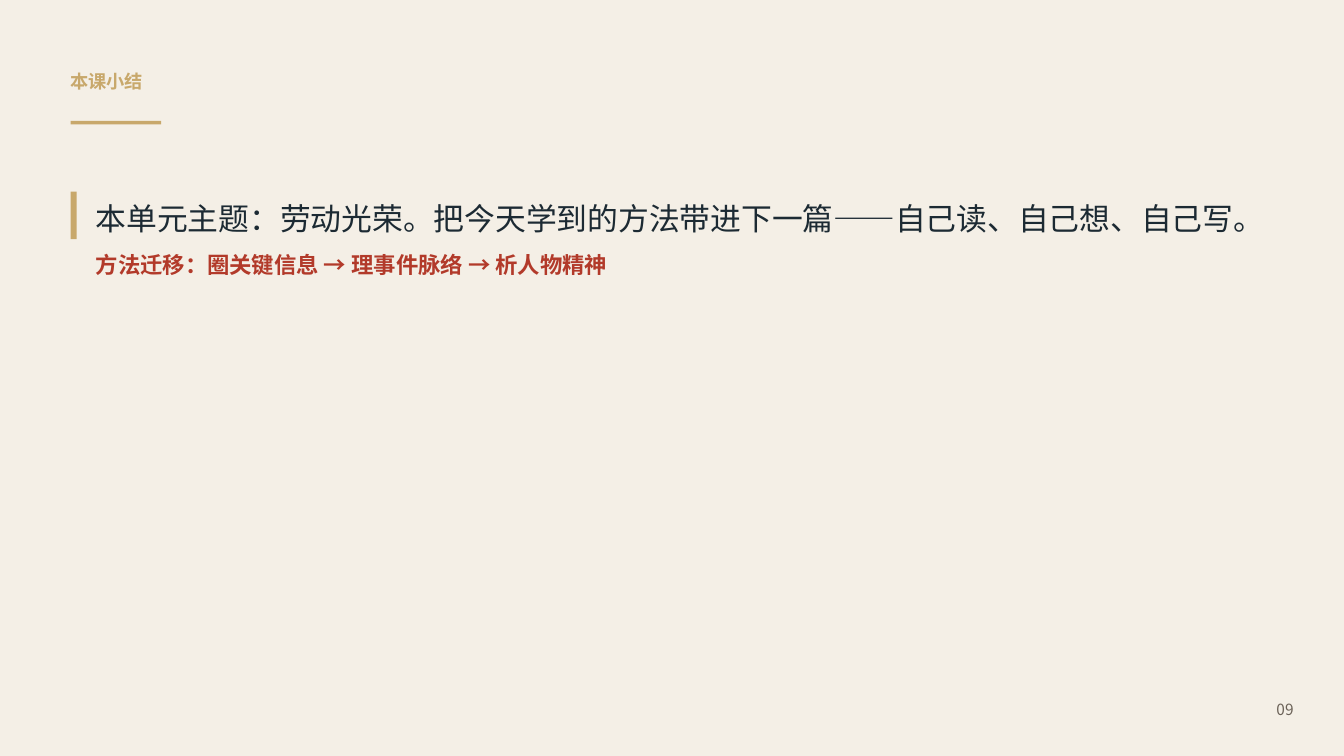
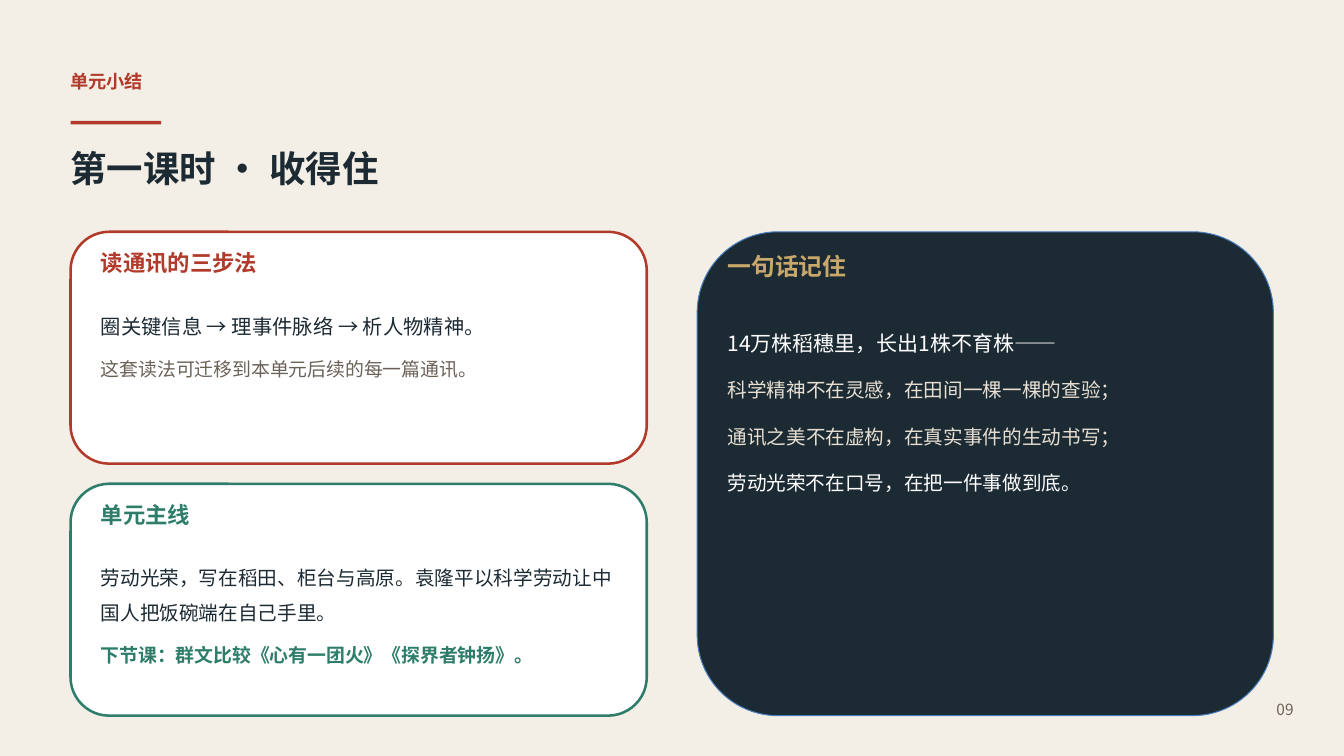
Before and after one commit to katarakinkim-arch/english-lesson-miniprogram, a slide deck: slide 9 of preview_v7/cn/l-cn-bs-u2-1.pptx. Drawn at 1344x756 pixels with LibreOffice and Linux fonts; fonts in the diff are those of the drawing. Boxes give left, top, right and bottom in pixels: in the first picture for what was removed or moved away, otherwise in the second. Text is boxed around its words. In the diff, an @@ line names an element or a change of style, - is before the commit and + after.

Commit message:
fine: 语文 必修上 u2-1 + 第一单元 u1-1..u1-3 精细化课堂PPTX（四层审计全PASS）

```diff
--- a/preview_v7/cn/l-cn-bs-u2-1.pptx
+++ b/preview_v7/cn/l-cn-bs-u2-1.pptx
@@ text at <box>71,72,144,90</box>: text changed; text colour #C8A86B to #B23A2A @@
-本课小结
+单元小结
@@ rectangle at <box>71,121,161,124</box>: fill #C8A86B to #B23A2A @@
@@ text added at <box>71,151,378,186</box>, 26 pt, text #1C2A33, bold @@
+第一课时 · 收得住
@@ rectangle removed at <box>71,192,77,239</box> @@
@@ text removed at <box>96,204,1264,275</box> @@
-本单元主题：劳动光荣。把今天学到的方法带进下一篇——自己读、自己想、自己写。
-方法迁移：圈关键信息 → 理事件脉络 → 析人物精神
@@ rounded rectangle added at <box>71,232,647,464</box>, fill #FFFFFF, outline #B23A2A 1.8 pt @@
@@ rounded rectangle added at <box>698,232,1274,716</box>, fill #1C2A33, outline #4B7EBC 0.75 pt @@
@@ text added at <box>101,252,257,273</box>, 16 pt, text #B23A2A, bold @@
+读通讯的三步法
@@ text added at <box>727,255,846,277</box>, 17 pt, text #C8A86B, bold @@
+一句话记住
@@ text added at <box>101,317,485,378</box>, 13.5 pt, text #6B6258 @@
+圈关键信息 → 理事件脉络 → 析人物精神。
+这套读法可迁移到本单元后续的每一篇通讯。
@@ text added at <box>727,333,1120,492</box>, 14 pt, text #E7DFD2 @@
+14万株稻穗里，长出1株不育株——
+科学精神不在灵感，在田间一棵一棵的查验；
+通讯之美不在虚构，在真实事件的生动书写；
+劳动光荣不在口号，在把一件事做到底。
@@ rounded rectangle added at <box>71,484,647,716</box>, fill #FFFFFF, outline #2E7D6B 1.8 pt @@
@@ text added at <box>101,504,190,525</box>, 16 pt, text #2E7D6B, bold @@
+单元主线
@@ text added at <box>101,568,612,664</box>, 14 pt, text #1C2A33 @@
+劳动光荣，写在稻田、柜台与高原。袁隆平以科学劳动让中国人把饭碗端在自己手里。
+下节课：群文比较《心有一团火》《探界者钟扬》。
```
Also in this commit, not shown: 6 other slides changed, 2 slides added, 2 slides removed, 9 other files.
